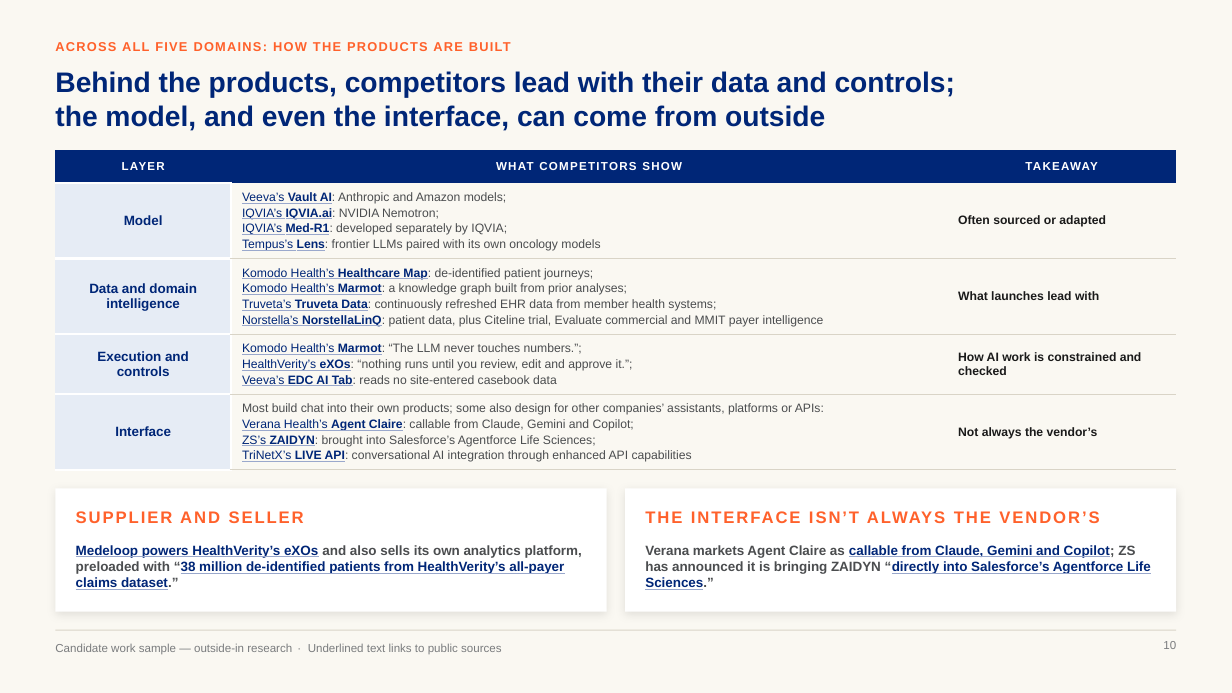
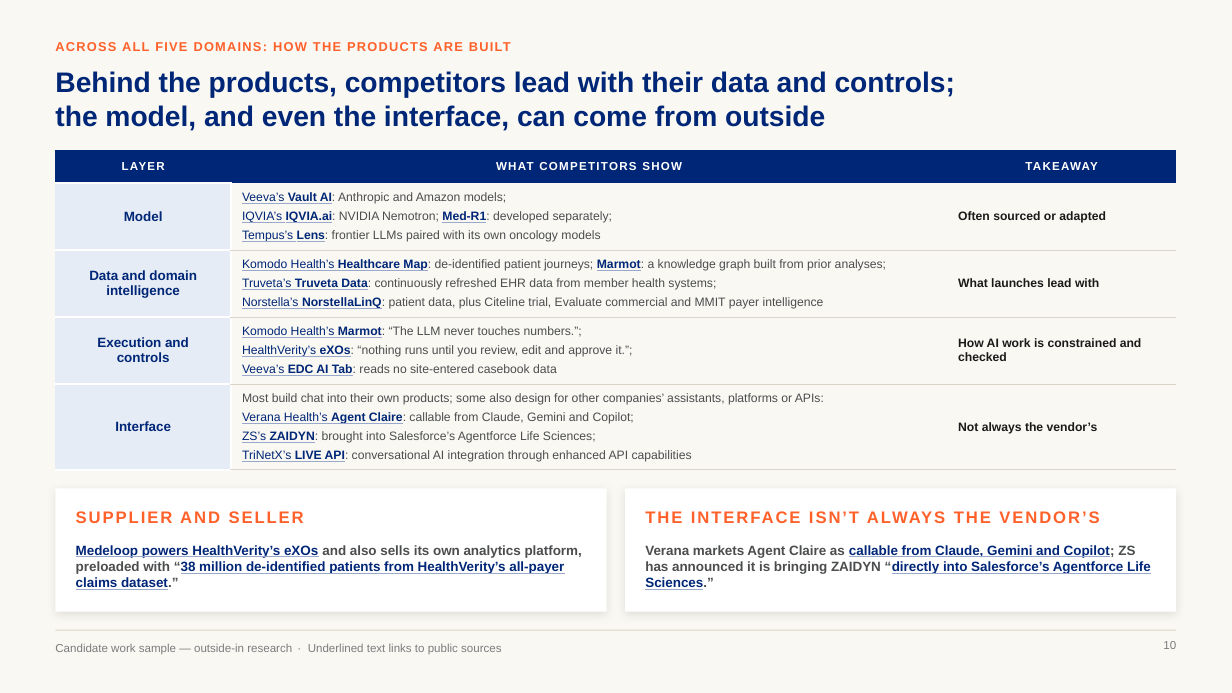
Before and after one commit to marinojt/test, a slide deck: slide 10 of deck/Optum-LS-Conversational-AI-10.16.pptx. Drawn at 1232x693 pixels with LibreOffice and Linux fonts; fonts in the diff are those of the drawing. Boxes give left, top, right and bottom in pixels: in the first picture for what was removed or moved away, otherwise in the second. Text is boxed around its words. In the diff, an @@ line names an element or a change of style, - is before the commit and + after.

```diff
--- a/deck/Optum-LS-Conversational-AI-10.16.pptx
+++ b/deck/Optum-LS-Conversational-AI-10.16.pptx
@@ table at (55,150,1177,470) @@
-row 2, column 2: Veeva’s Vault AI: Anthropic and Amazon models; / IQVIA’s IQVIA.ai: NVIDIA Nemotron; / IQVIA’s Med-R1: developed separately by IQVIA; / Tempus’s Lens: frontier LLMs paired with its own oncology models
+row 2, column 2: Veeva’s Vault AI: Anthropic and Amazon models; / IQVIA’s IQVIA.ai: NVIDIA Nemotron; Med-R1: developed separately; / Tempus’s Lens: frontier LLMs paired with its own oncology models
-row 3, column 2: Komodo Health’s Healthcare Map: de-identified patient journeys; / Komodo Health’s Marmot: a knowledge graph built from prior analyses; / Truveta’s Truveta Data: continuously refreshed EHR data from member health systems; / Norstella’s NorstellaLinQ: patient data, plus Citeline trial, Evaluate commercial and MMIT payer intelligence
+row 3, column 2: Komodo Health’s Healthcare Map: de-identified patient journeys; Marmot: a knowledge graph built from prior analyses; / Truveta’s Truveta Data: continuously refreshed EHR data from member health systems; / Norstella’s NorstellaLinQ: patient data, plus Citeline trial, Evaluate commercial and MMIT payer intelligence
@@ more space between paragraphs @@
```
Also in this commit, not shown: 1 other slide changed, 3 other files.
